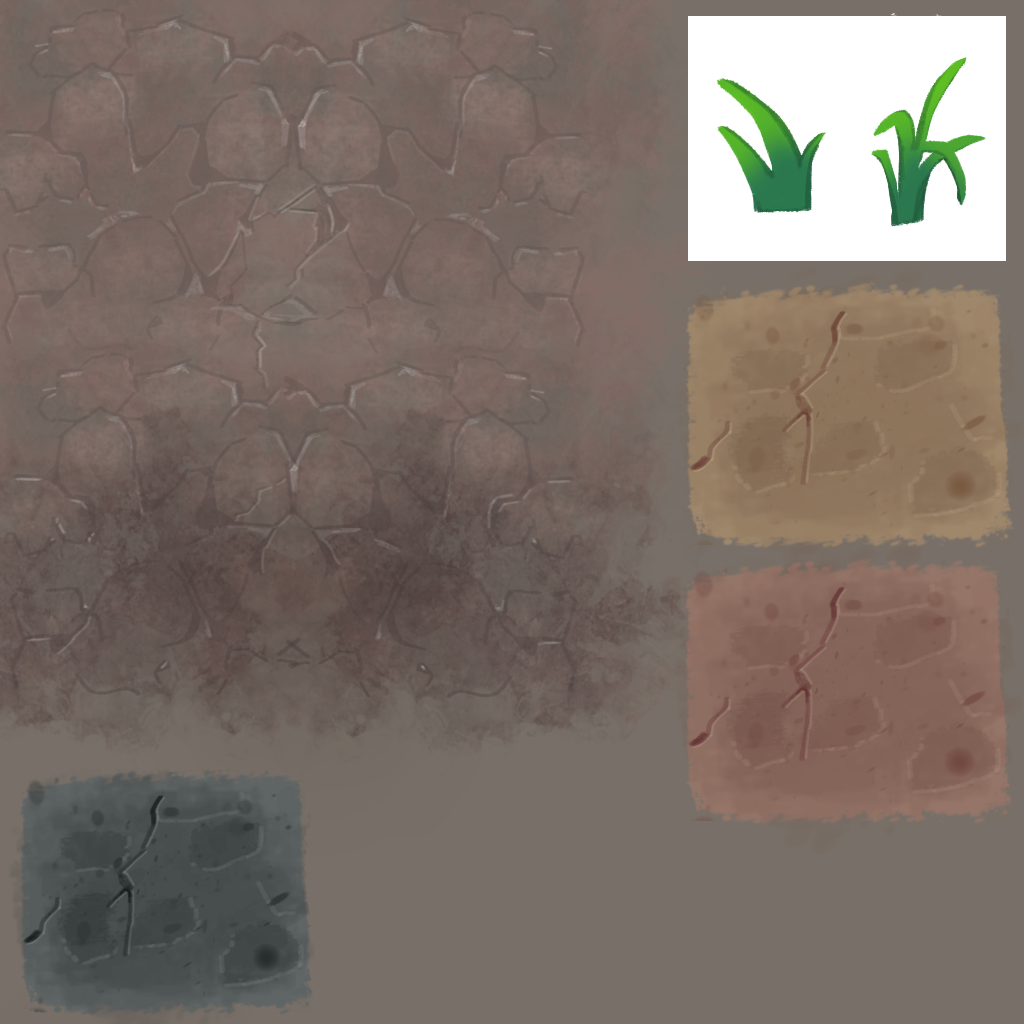
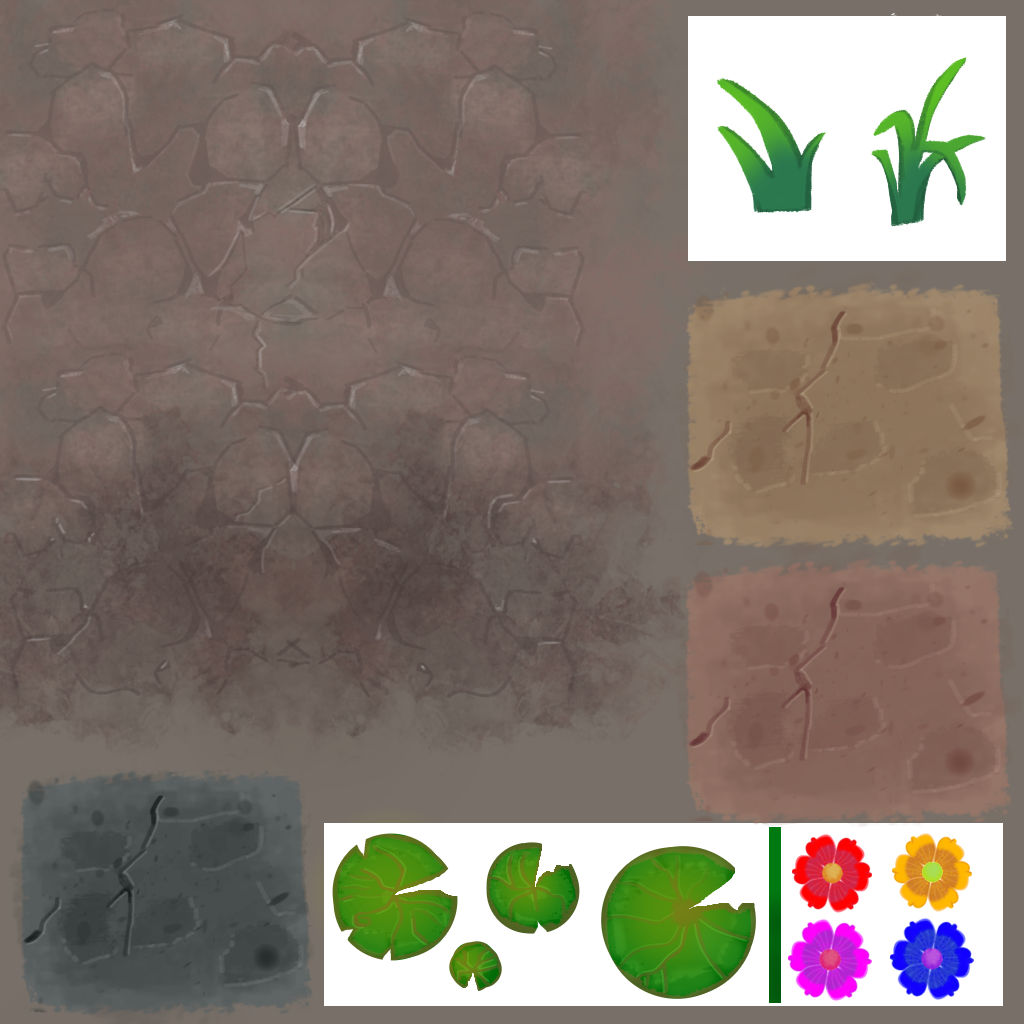
Comparing the layer stacks of the two (1024, 1024) images. Changes:
added layer "Copiar de Pintar camada 7 Mescladas" (1st of 3) above "Copiar de Pintar camada 7 Mescladas" over [832, 832, 1003, 1006]
added layer "Copiar de Pintar camada 7 Mescladas" (2nd of 3) above "Copiar de Pintar camada 7 Mescladas" over [832, 819, 1003, 960]
added layer "Copiar de Pintar camada 7 Mescladas" (3rd of 3) above "Pintar camada 7 Mescladas" over [704, 896, 960, 1006]
added layer "Pintar camada 7 Mescladas" above "Pintar camada 6" over [768, 832, 896, 960]
added layer "Pintar camada 6" above "Pintar camada 5" over [768, 820, 832, 1006]
added layer "Pintar camada 5" (50%) above "Pintar camada 4" over [312, 812, 768, 1006]
added layer "Pintar camada 4" above "Copiar de Pintar camada 1 Mescladas" over [320, 812, 768, 1006]
painted on "Copiar de Pintar camada 1 Mescladas" (1st of 2) over [312, 812, 768, 1006]
painted on "Copiar de Pintar camada 1 Mescladas" (2nd of 2) over [320, 812, 1003, 1006]
painted on "Plano de fundo" over [312, 812, 1003, 1006]